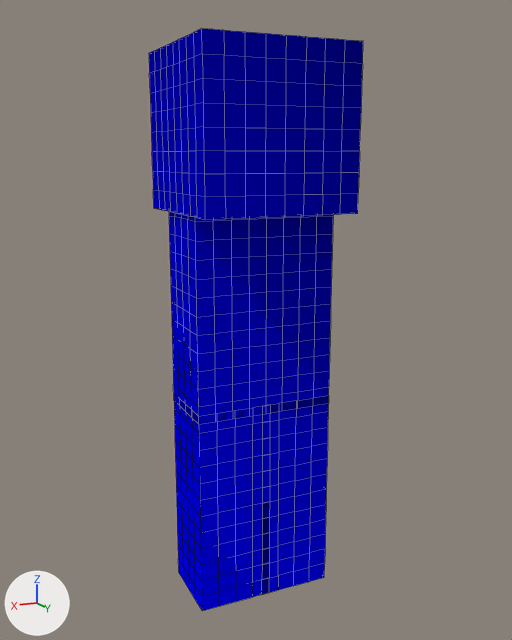
Renders of the Blender file model.blend from each side of a commit.
Rendered twice from a 50 mm camera at (1.06, 2.39, 1.66) aimed at (-0.02, 0.0, 1.06). Arrows for +X, +Y and +Z are at lower left; the lights stay in place. Mesh edges are drawn as thin lines. The same objects are shown in both versions, whatever each file hides.

The first picture shows 'Body Layer', 'Hat Layer', 'Left Leg Layer', 'Right Leg Layer'.
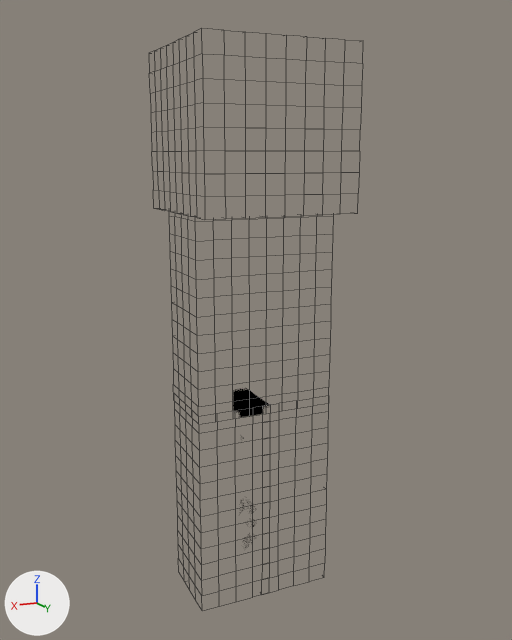
Changed parts and their boxes (x1, y1, x2, y2) in the pictures (512 x 640 px):
'Hat Layer', surface changed (blue to grey)
    both: (149, 29, 363, 220)
'Body Layer', surface changed (blue to grey)
    both: (169, 212, 333, 424)
'Right Leg Layer', surface changed (blue to grey)
    both: (174, 393, 270, 611)
'Left Leg Layer', surface changed (blue to grey)
    both: (262, 396, 329, 594)

What changed in the scene script:
```text
Change mat_material_0:
    where n1 = _N.new('ShaderNodeGroup'); n1.name = 'Group'
    n1.inputs[5].default_value: 0.0 -> 1.0  # 'Is Transparent'
```
